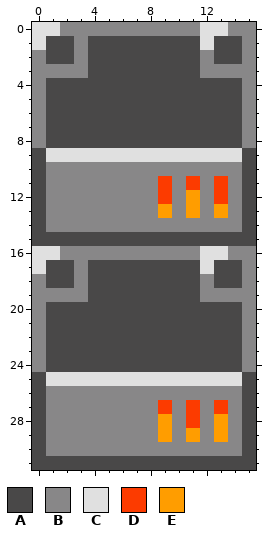
Edited in one commit: pixel-art sprite (textures/blocks/blast_furnace_side_on.png). The picture above is the old version.
The file is 16x32 pixels.
Palette (. is transparent): A #494848  B #888788  C #e0e0e0  D #fc3b00  E #ff9d00
After:
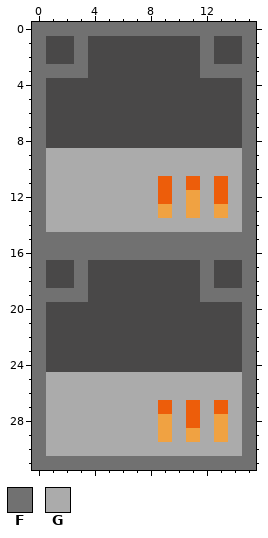
Colours new in this view: F #717171  G #ababab
From old to new:
@@ palette @@
-D #fc3b00
+D #ed5d0a
-E #ff9d00
+E #f0a242
@@ x 0..15 @@
- 0 CCBBBBBBBBBBCCBB
- 1 CAABAAAAAAAACAAB
- 2 BAABAAAAAAAABAAB
- 3 BBBBAAAAAAAABBBB
- 4 BAAAAAAAAAAAAAAB
- 5 BAAAAAAAAAAAAAAB
- 6 BAAAAAAAAAAAAAAB
- 7 BAAAAAAAAAAAAAAB
- 8 BAAAAAAAAAAAAAAB
- 9 ACCCCCCCCCCCCCCA
-10 ABBBBBBBBBBBBBBA
-11 ABBBBBBBBDBDBDBA
-12 ABBBBBBBBDBEBDBA
-13 ABBBBBBBBEBEBEBA
-14 ABBBBBBBBBBBBBBA
-15 AAAAAAAAAAAAAAAA
-16 CCBBBBBBBBBBCCBB
-17 CAABAAAAAAAACAAB
-18 BAABAAAAAAAABAAB
-19 BBBBAAAAAAAABBBB
-20 BAAAAAAAAAAAAAAB
-21 BAAAAAAAAAAAAAAB
-22 BAAAAAAAAAAAAAAB
-23 BAAAAAAAAAAAAAAB
-24 BAAAAAAAAAAAAAAB
-25 ACCCCCCCCCCCCCCA
-26 ABBBBBBBBBBBBBBA
-27 ABBBBBBBBDBDBDBA
-28 ABBBBBBBBEBDBEBA
-29 ABBBBBBBBEBEBEBA
-30 ABBBBBBBBBBBBBBA
-31 AAAAAAAAAAAAAAAA
+ 0 FFFFFFFFFFFFFFFF
+ 1 FAAFAAAAAAAAFAAF
+ 2 FAAFAAAAAAAAFAAF
+ 3 FFFFAAAAAAAAFFFF
+ 4 FAAAAAAAAAAAAAAF
+ 5 FAAAAAAAAAAAAAAF
+ 6 FAAAAAAAAAAAAAAF
+ 7 FAAAAAAAAAAAAAAF
+ 8 FAAAAAAAAAAAAAAF
+ 9 FGGGGGGGGGGGGGGF
+10 FGGGGGGGGGGGGGGF
+11 FGGGGGGGGDGDGDGF
+12 FGGGGGGGGDGEGDGF
+13 FGGGGGGGGEGEGEGF
+14 FGGGGGGGGGGGGGGF
+15 FFFFFFFFFFFFFFFF
+16 FFFFFFFFFFFFFFFF
+17 FAAFAAAAAAAAFAAF
+18 FAAFAAAAAAAAFAAF
+19 FFFFAAAAAAAAFFFF
+20 FAAAAAAAAAAAAAAF
+21 FAAAAAAAAAAAAAAF
+22 FAAAAAAAAAAAAAAF
+23 FAAAAAAAAAAAAAAF
+24 FAAAAAAAAAAAAAAF
+25 FGGGGGGGGGGGGGGF
+26 FGGGGGGGGGGGGGGF
+27 FGGGGGGGGDGDGDGF
+28 FGGGGGGGGEGDGEGF
+29 FGGGGGGGGEGEGEGF
+30 FGGGGGGGGGGGGGGF
+31 FFFFFFFFFFFFFFFF
Changed places in both pictures, as pixel boxes (x1, y1, x2, y2):
changed: (32, 22, 256, 470)
